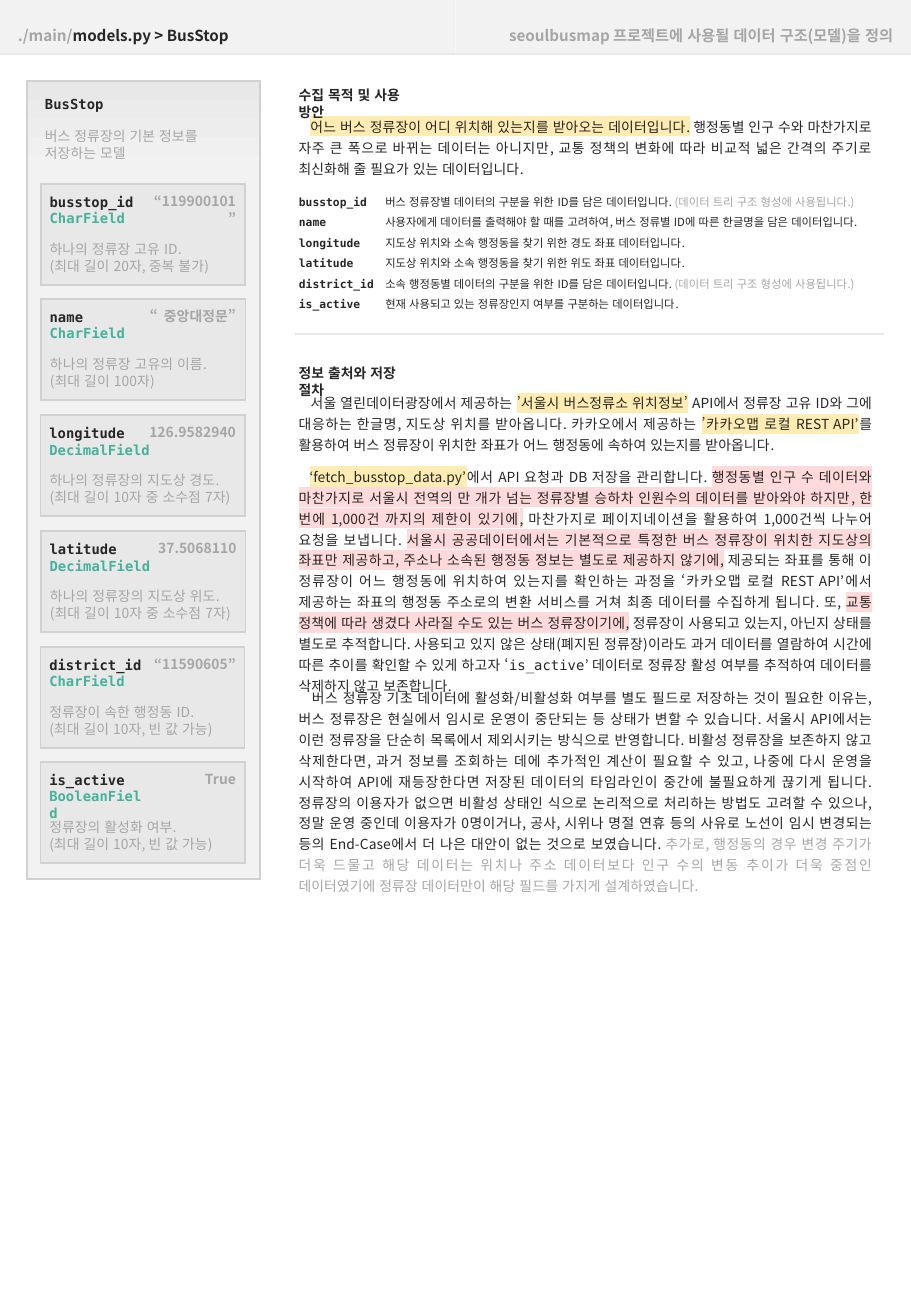
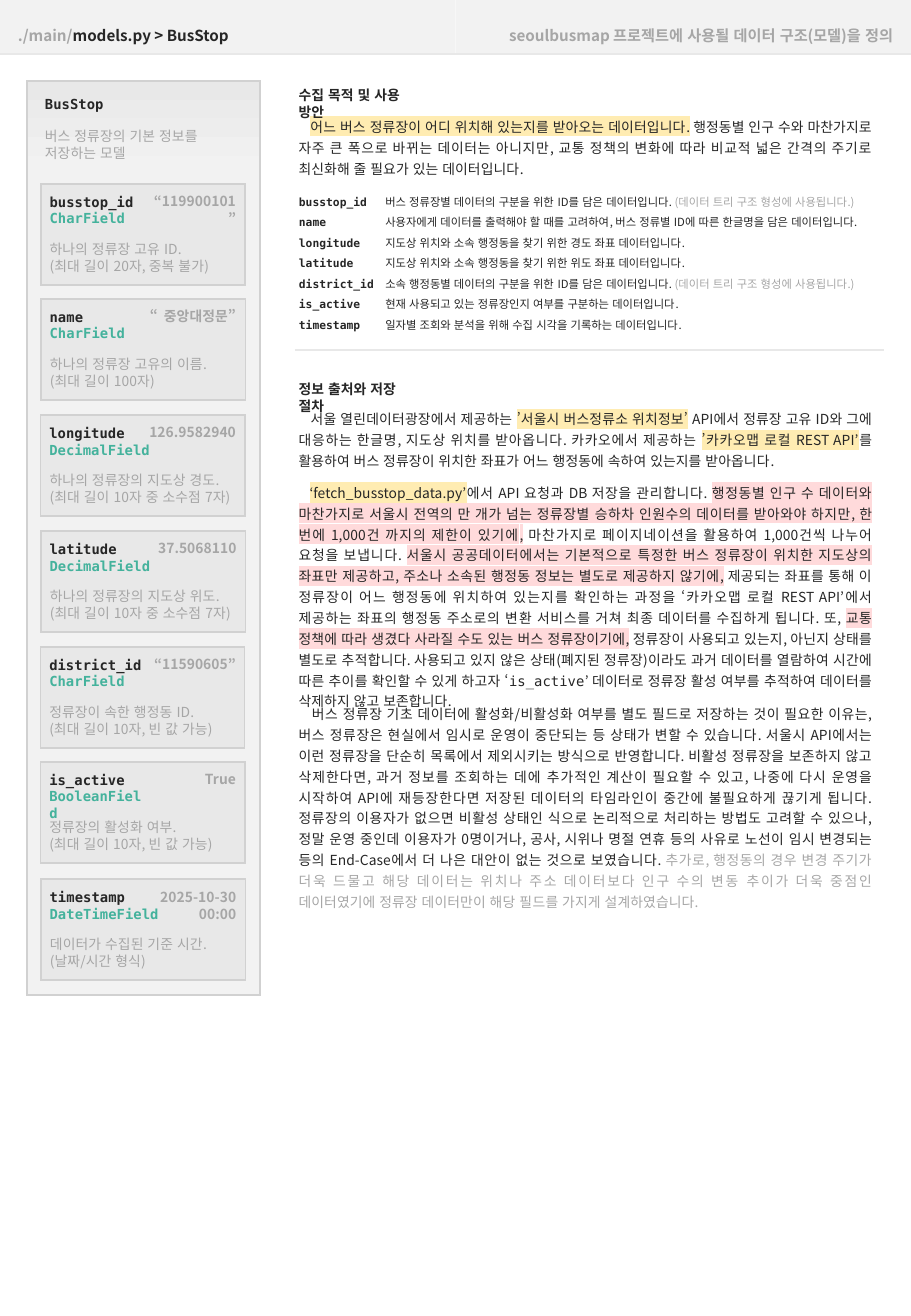
Before and after one commit to tansan7271/seoulbusmap, a slide deck: slide 2 of documents/기능 명세서 및 다이어그램 그래픽.pptx. Drawn at 911x1316 pixels with LibreOffice and Linux fonts; fonts in the diff are those of the drawing. Boxes give left, top, right and bottom in pixels: in the first picture for what was removed or moved away, otherwise in the second. Text is boxed around its words. In the diff, an @@ line names an element or a change of style, - is before the commit and + after.

```diff
--- a/documents/기능 명세서 및 다이어그램 그래픽.pptx
+++ b/documents/기능 명세서 및 다이어그램 그래픽.pptx
@@ rectangle resized from (x1=27, y1=80, x2=260, y2=878) to (x1=27, y1=80, x2=260, y2=995) @@
@@ rectangle resized from (x1=27, y1=80, x2=260, y2=878) to (x1=27, y1=80, x2=260, y2=995) @@
@@ text at (x1=299, y1=320, x2=360, y2=332): paragraph added @@
+timestamp
@@ text at (x1=385, y1=319, x2=681, y2=330): paragraph added @@
+일자별 조회와 분석을 위해 수집 시각을 기록하는 데이터입니다.
@@ 4 texts, 1 line moved together from (x1=295, y1=334, x2=884, y2=892) to (x1=295, y1=350, x2=884, y2=908) @@
@@ group added at (x1=41, y1=879, x2=245, y2=980): 3 texts, 1 rectangle @@
+timestamp
+DateTimeField
+데이터가 수집된 기준 시간.
+(날짜/시간 형식)
+2025-10-30 00:00
```
Also in this commit, not shown: 3 other slides changed, 10 other files.
